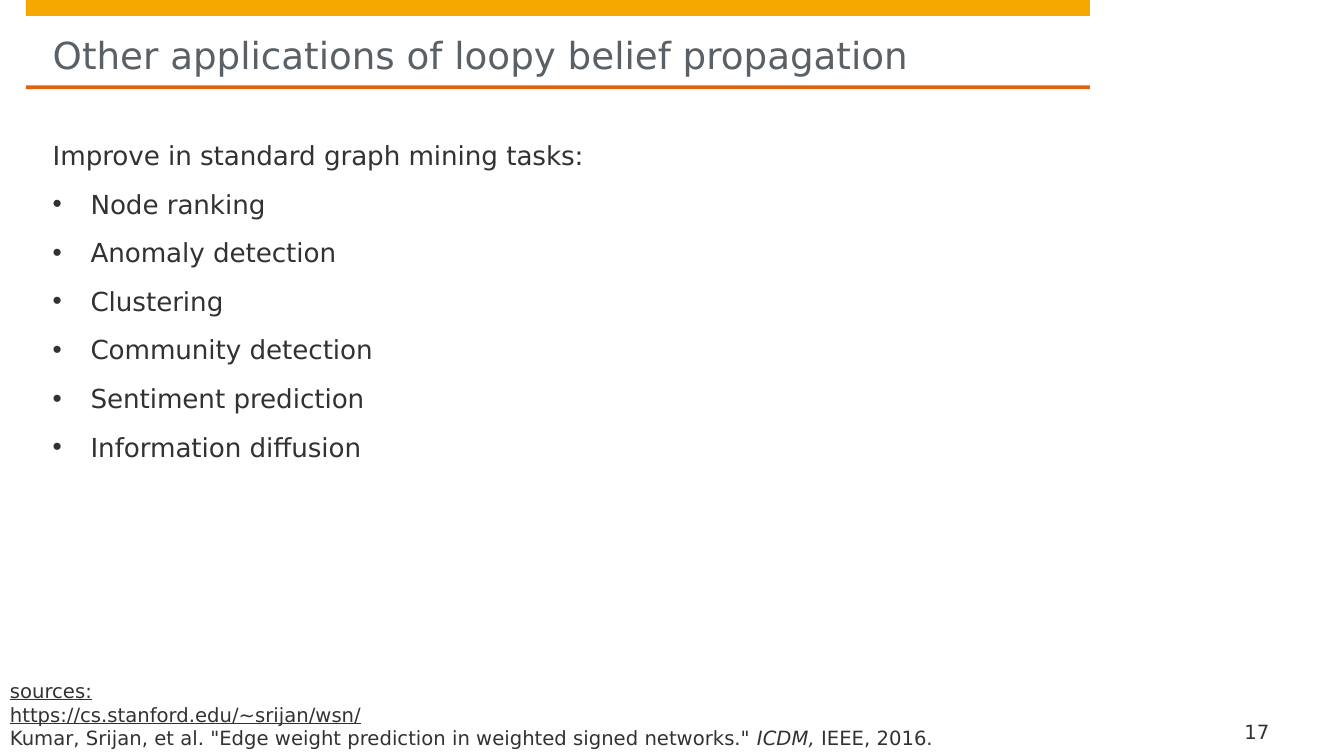
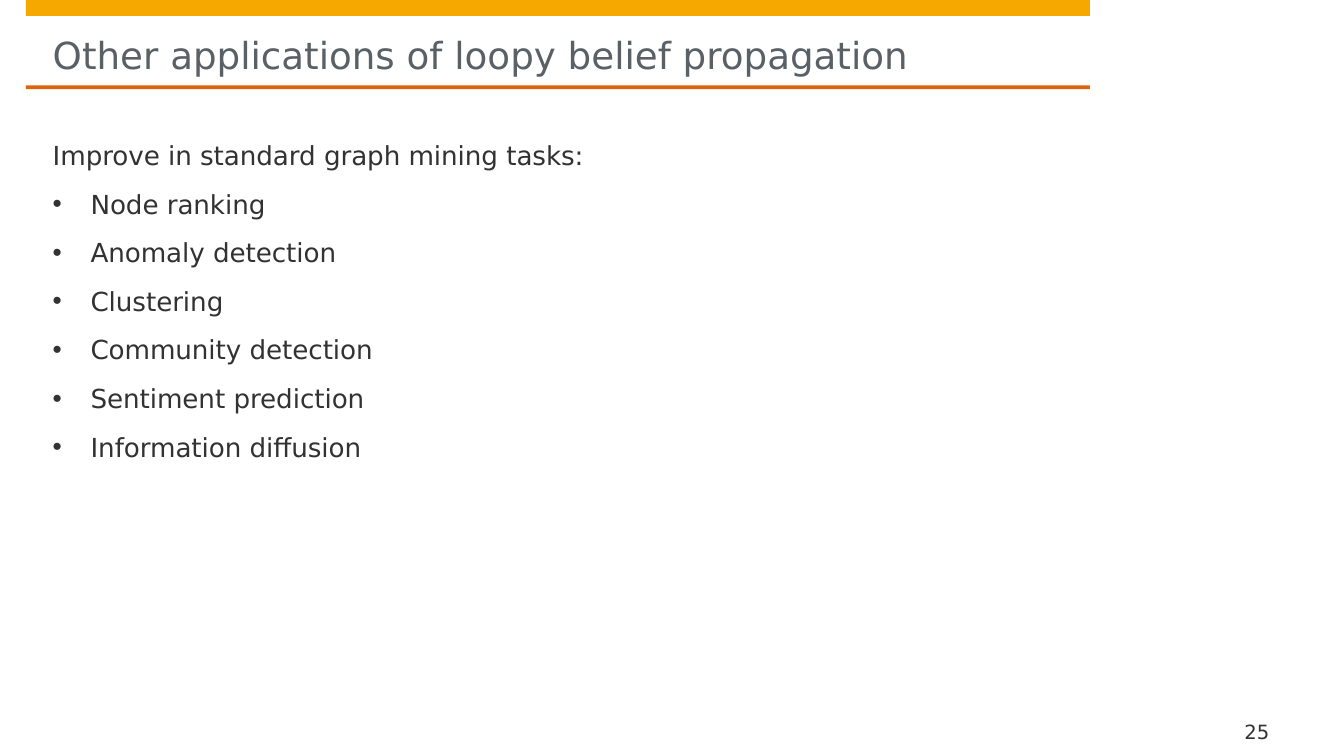
Before and after one commit to hpi-sam/GNN-Course-2020, a slide deck: slide 25 of 4. Messaging Passing for Node Classification.pptx (slide 17 before the commit). Drawn at 1344x756 pixels with LibreOffice and Linux fonts; fonts in the diff are those of the drawing; background and template pictures are left out. Boxes give left, top, right and bottom in pixels: in the first picture for what was removed or moved away, otherwise in the second. Text is boxed around its words. In the diff, an @@ line names an element or a change of style, - is before the commit and + after.

Commit message:
Added futher explanation on loopy belief propagation

```diff
--- a/4. Messaging Passing for Node Classification.pptx
+++ b/4. Messaging Passing for Node Classification.pptx
@@ text removed at (x1=10, y1=687, x2=933, y2=749) @@
-sources:
-https://cs.stanford.edu/~srijan/wsn/
-Kumar, Srijan, et al. "Edge weight prediction in weighted signed networks." ICDM, IEEE, 2016.
@@ page number at (x1=1244, y1=724, x2=1269, y2=740): text changed @@
-17
+25
```
Also in this commit, not shown: 4 other slides changed, 3 slides added, 2 slides removed.
